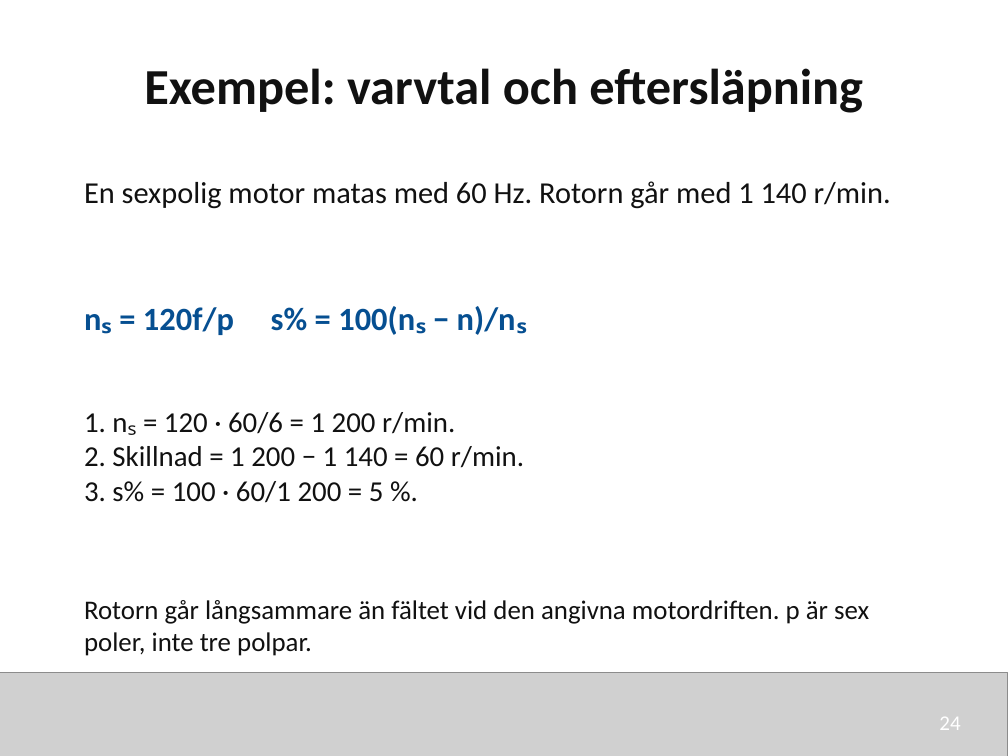
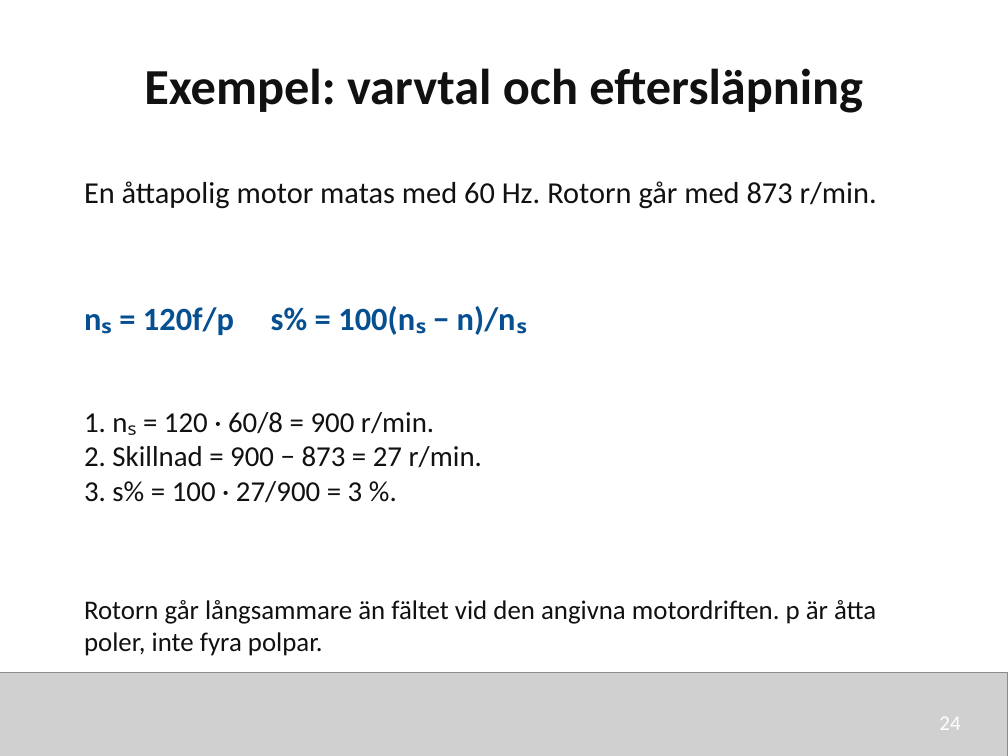
Before and after one commit to nj22az/nj22az.github.io, a slide deck: slide 24 of sjoskolan/vecka-43/aktuell/v43_02_Transformatorer_och_motorer_elev.pptx. Drawn at 1008x756 pixels with LibreOffice and Linux fonts; fonts in the diff are those of the drawing; grey boxes stand for pictures. Boxes give left, top, right and bottom in pixels: in the first picture for what was removed or moved away, otherwise in the second. Text is boxed around its words. In the diff, an @@ line names an element or a change of style, - is before the commit and + after.

```diff
--- a/sjoskolan/vecka-43/aktuell/v43_02_Transformatorer_och_motorer_elev.pptx
+++ b/sjoskolan/vecka-43/aktuell/v43_02_Transformatorer_och_motorer_elev.pptx
@@ text at [84,181,877,209]: text changed @@
-En sexpolig motor matas med 60 Hz. Rotorn går med 1 140 r/min.
+En åttapolig motor matas med 60 Hz. Rotorn går med 873 r/min.
@@ text at [84,412,482,503]: text changed @@
-1. nₛ = 120 · 60/6 = 1 200 r/min.
-2. Skillnad = 1 200 − 1 140 = 60 r/min.
-3. s% = 100 · 60/1 200 = 5 %.
+1. nₛ = 120 · 60/8 = 900 r/min.
+2. Skillnad = 900 − 873 = 27 r/min.
+3. s% = 100 · 27/900 = 3 %.
@@ text at [84,600,876,656]: text changed @@
-Rotorn går långsammare än fältet vid den angivna motordriften. p är sex poler, inte tre polpar.
+Rotorn går långsammare än fältet vid den angivna motordriften. p är åtta poler, inte fyra polpar.
```
Also in this commit, not shown: 10 other slides changed, 14 other files.
